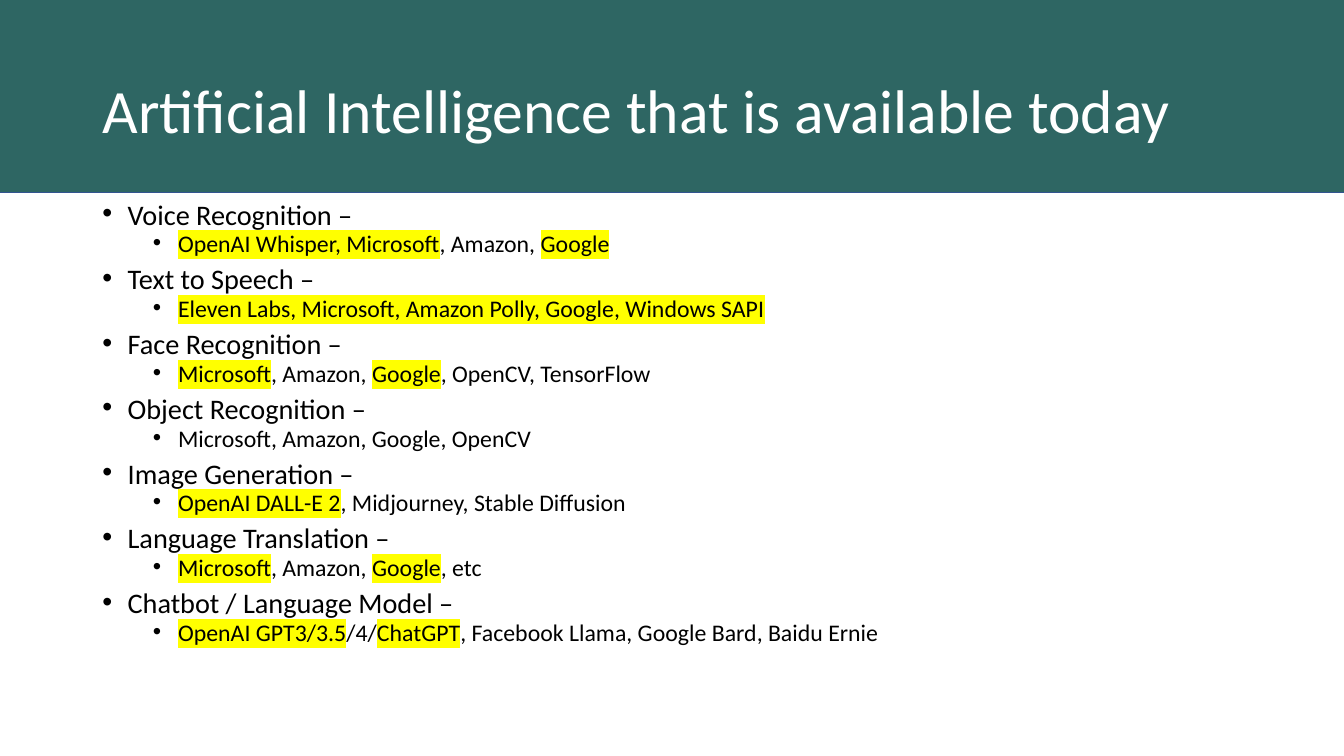
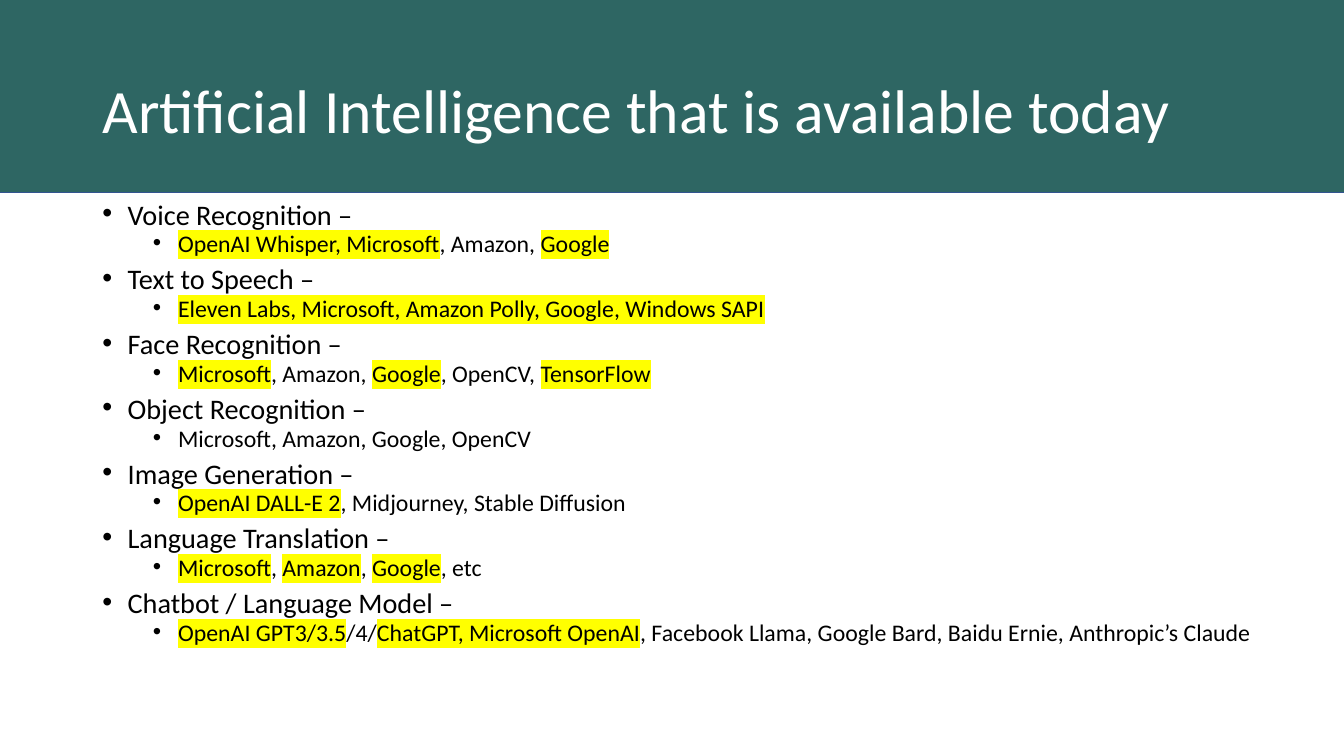
Before and after one commit to geoffsmith82/Symposium2023, a slide deck: slide 13 of Documentation/AI and ChatGPT.pptx. Drawn at 1344x756 pixels with LibreOffice and Linux fonts; fonts in the diff are those of the drawing. Boxes give left, top, right and bottom in pixels: in the first picture for what was removed or moved away, otherwise in the second. Text is boxed around its words. In the diff, an @@ line names an element or a change of style, - is before the commit and + after.

Commit message:
Update powerpoint

```diff
--- a/Documentation/AI and ChatGPT.pptx
+++ b/Documentation/AI and ChatGPT.pptx
@@ text at (178, 362, 651, 583): highlight none to #FFFF00 in "TensorFlow", "Amazon," @@
@@ text at (178, 621, 1250, 648): text changed @@
-  • OpenAI GPT3/3.5/4/ChatGPT, Facebook Llama, Google Bard, Baidu Ernie
+  • OpenAI GPT3/3.5/4/ChatGPT, Microsoft OpenAI, Facebook Llama, Google Bard, Baidu Ernie, Anthropic’s Claude
```
